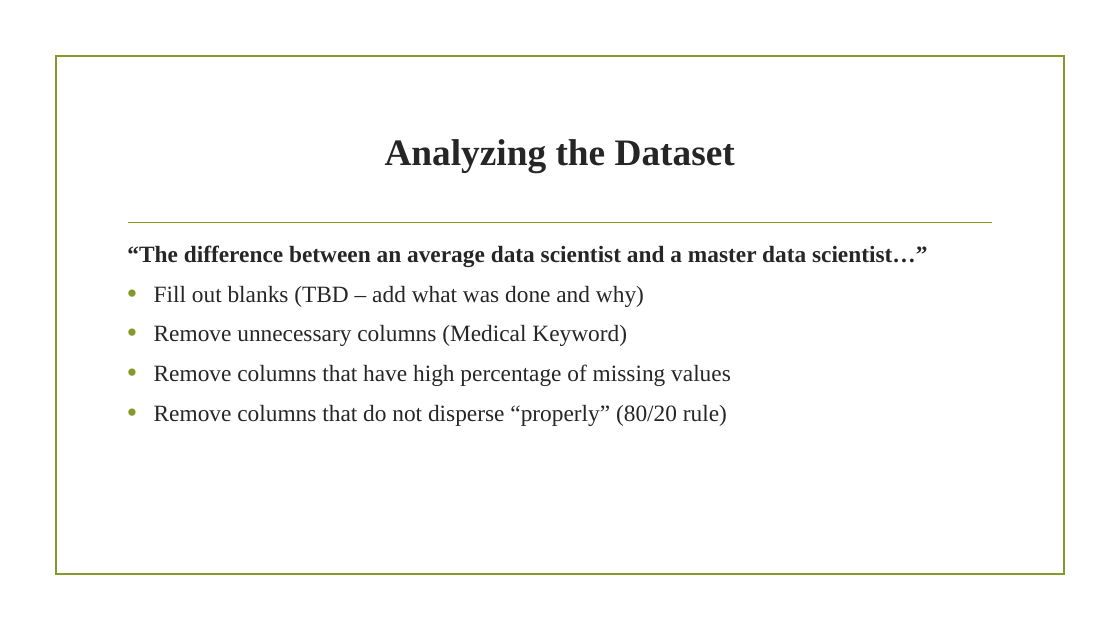
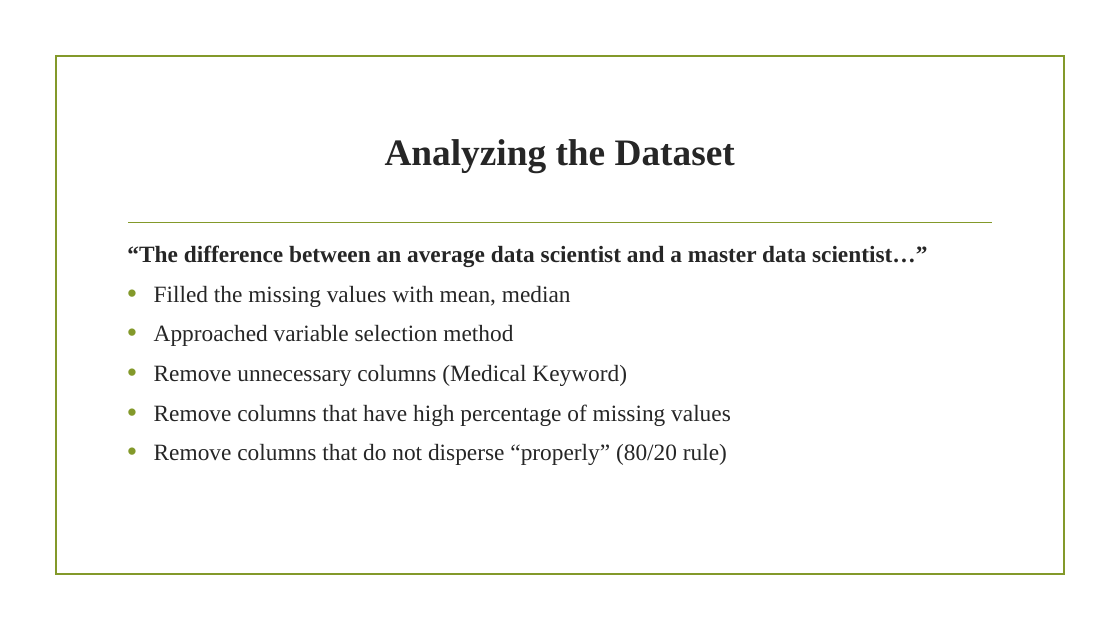
Before and after one commit to mbandam/CS513-KDD, a slide deck: slide 6 of Risk Classification for Prudential.pptx. Drawn at 1120x630 pixels with LibreOffice and Linux fonts; fonts in the diff are those of the drawing; background and template pictures are left out. Boxes give left, top, right and bottom in pixels: in the first picture for what was removed or moved away, otherwise in the second. Text is boxed around its words. In the diff, an @@ line names an element or a change of style, - is before the commit and + after.

Commit message:
New changes

```diff
--- a/Risk Classification for Prudential.pptx
+++ b/Risk Classification for Prudential.pptx
@@ text at [154, 285, 571, 346]: text changed @@
-• Fill out blanks (TBD – add what was done and why)
+• Filled the missing values with mean, median
+• Approached variable selection method
```
Also in this commit, not shown: 2 slides added, 1 slide removed.
